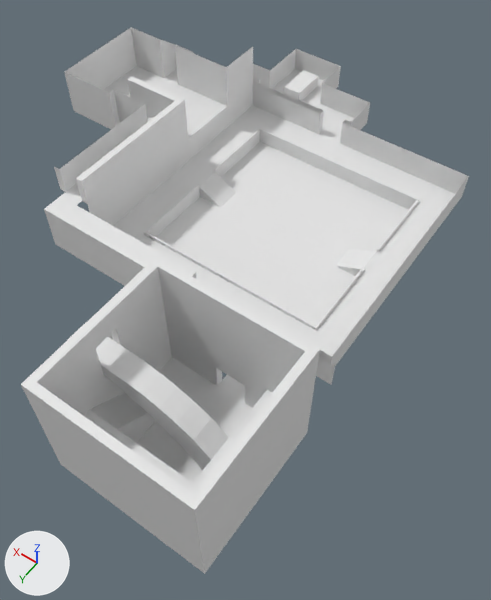
Two versions of the Blender file ScoopsField/res/maps/testmap/testmap.blend, one commit apart.
Rendered twice from a camera (50 mm lens) standing at (-36.1, 60.2, 72.2) and looking at (-3.1, 14.0, -0.3). The axes (+X, +Y, +Z) are drawn at lower left. The lights are the same throughout. The first picture is the older version. Materials are left out; every surface is plain grey. Objects named as collision shapes, trigger or cutter boxes, shadow casters or lower levels of detail are left out.

The older version as bpy lines, for what is in view:
```python
me_cube = bpy.data.meshes.new('Cube')
me_cube.from_pydata(...)  # 205 vertices, 146 faces; spans x -34.5..23.5, y -6.0..64.0, z -3.0..10.0
me_cube.materials.append(mat_ao)
me_cube_001 = bpy.data.meshes.new('Cube.001')
me_cube_001.from_pydata(...)  # 104 vertices, 93 faces; spans x -35.5..-15.5, y 53.0..72.0, z -1.0..16.0
me_cube_001.materials.append(mat_ao)
ob_cube = bpy.data.objects.new('Cube', me_cube)
ob_cube.location = (14.5, -26.0, 3.0)
ob_cube_001 = bpy.data.objects.new('Cube.001', me_cube_001)
ob_cube_001.location = (14.5, -26.0, 3.0)
```
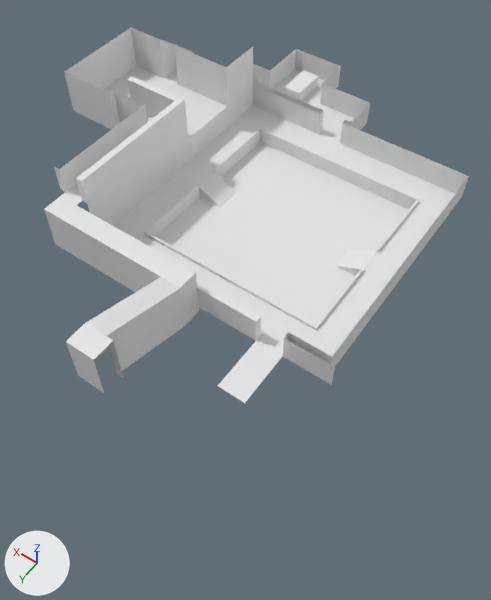
Location of each change, [x1, y1, x2, y2] in pixels of the pictures (491 x 600 px):
'Cube.001', deleted: before [21, 256, 320, 574]

The change, as a list of edits to the scene's bpy script:
```text
Remove ob_cube_001:
    ob_cube_001 = bpy.data.objects.new('Cube.001', me_cube_001)
    ob_cube_001.location = (14.5, -26.0, 3.0)
```
